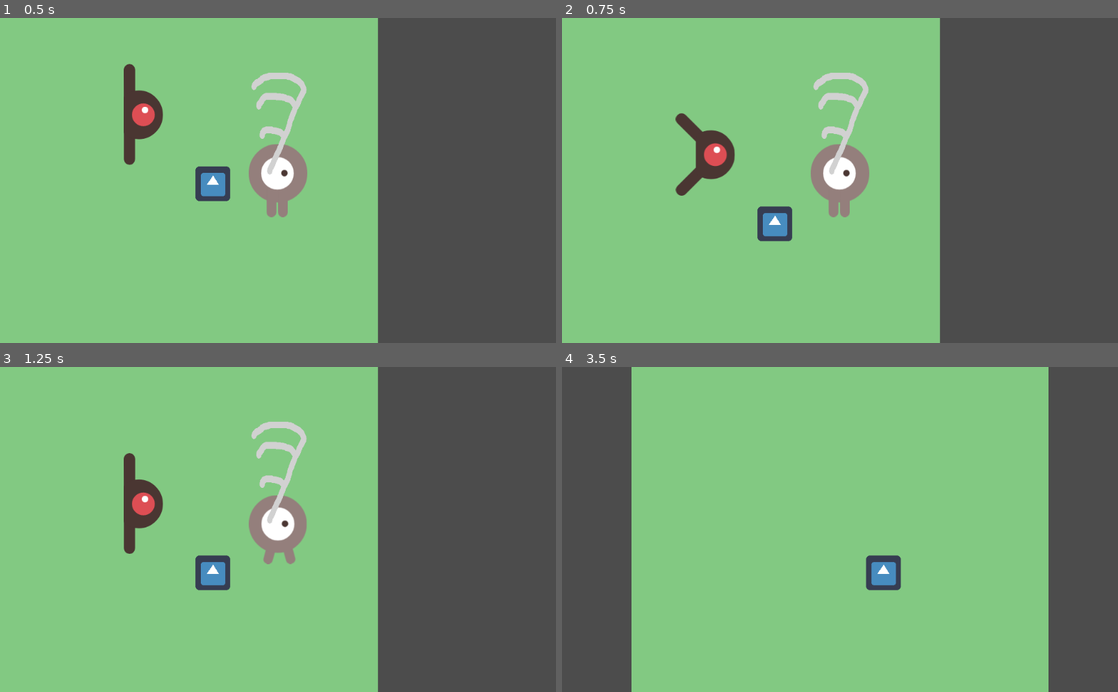
Above: before the commit, frames 1-4 (two rows, left to right).
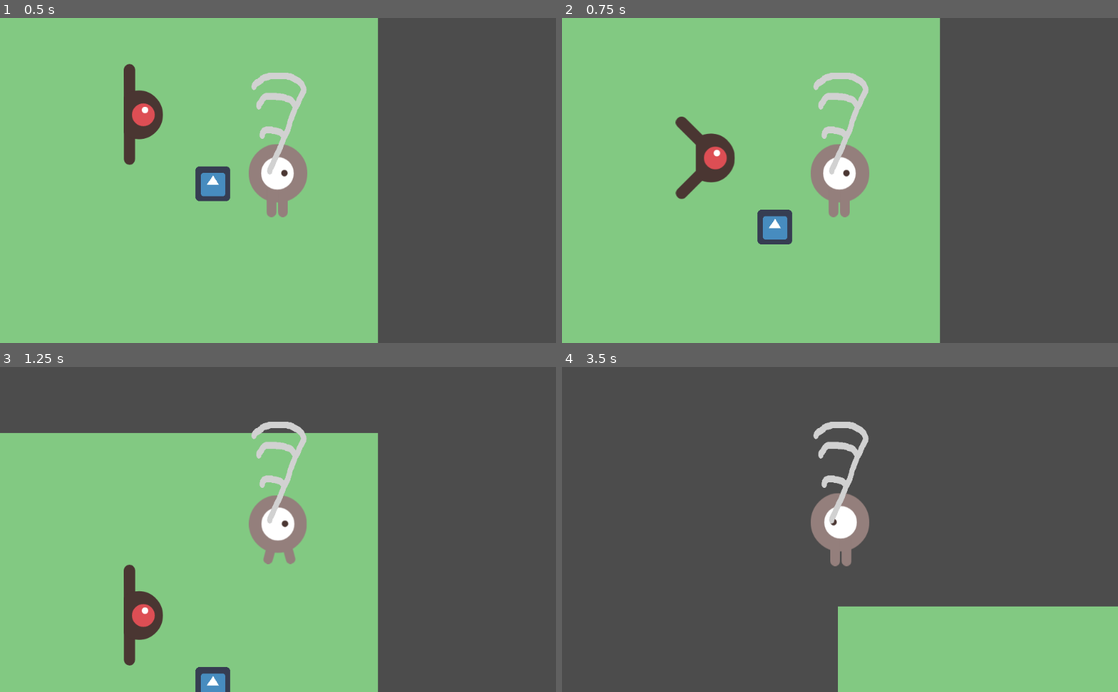
Above: after the commit, the same moments.

Repository: Salanderous/DwarfGame-
Game: Godot game, scene res://Main.tscn
Same seed, same stepped clock (60 frames per second), same inputs: the game is played once before the commit and once after it. The engine's default icon, where the game draws it, is replaced by a stand-in: a white triangle on a blue panel in a dark square.
Inputs (mouse positions are in pixels of both pictures, inside the frame that each line leads up to):
- Up to frame 1 (0.5 s): no input
- Up to frame 2 (0.75 s): move the mouse to (812, 245) at 0.52 s; press the mouse at (812, 245) at 0.53 s; hold Up (move_up) from 0.53 s (still down)
- Up to frame 3 (1.25 s): keep holding Up (move_up)
- Up to frame 4 (3.5 s): move the mouse to (1006, 578) at 1.27 s; release the mouse at (1006, 578) at 1.28 s; click (1006, 578) at 1.35 s; move the mouse to (673, 480) at 2.02 s; release Up (move_up) at 2.03 s; press the mouse at (673, 480) at 2.03 s; hold Left (move_left) from 2.03 s (still down); move the mouse to (867, 529) at 2.77 s; release the mouse at (867, 529) at 2.78 s; click (867, 529) at 2.85 s

Frame 1 is identical in both runs. In frame 2, 0.8% of the frame differs, in the area x 20-42%, y 29-70%; in frame 3, 17%; in frame 4, 68%, in the area x 12-100%, y 0-100%.

Commit message:
Changed the player node to a KinematicBody2D node

Diff:
--- a/Level.tscn
+++ b/Level.tscn
@@ -2,7 +2,7 @@
 
 [ext_resource path="res://green_square.png" type="Texture" id=1]
 
-[node name="Level" type="Area2D"]
+[node name="Level" type="StaticBody2D"]
 
 [node name="CollisionPolygon2D" type="CollisionPolygon2D" parent="."]
 build_mode = 1
--- a/Player.gd
+++ b/Player.gd
@@ -1,4 +1,4 @@
-extends Area2D
+extends KinematicBody2D
 signal hit
 
 
@@ -7,7 +7,7 @@
 
 
 func _ready():
-	screen_size = get_viewport_rect().size
+	pass
 
 
 func start(pos):
@@ -34,8 +34,6 @@
 		$AnimatedSprite.stop()
 
 	position += velocity * delta
-	position.x = clamp(position.x, 0, screen_size.x)
-	position.y = clamp(position.y, 0, screen_size.y)
 
 	if velocity.x != 0:
 		$AnimatedSprite.animation = "walk"
--- a/Player.tscn
+++ b/Player.tscn
@@ -24,7 +24,7 @@
 radius = 54.0
 height = 28.0
 
-[node name="Player" type="Area2D"]
+[node name="Player" type="KinematicBody2D"]
 script = ExtResource( 1 )
 __meta__ = {
 "_edit_group_": true
@@ -41,5 +41,3 @@
 
 [node name="Camera2D" type="Camera2D" parent="."]
 current = true
-
-[connection signal="body_entered" from="." to="." method="_on_Player_body_entered"]
